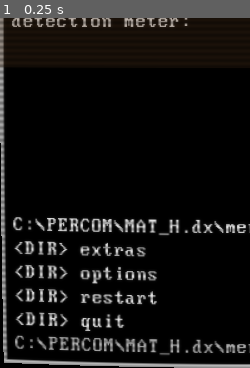
Above: before the commit, frame 1.
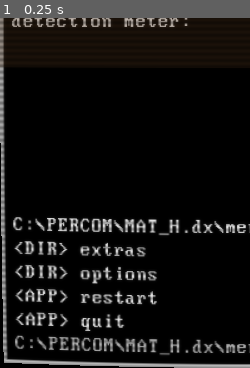
Above: after the commit, the same moment.

Repository: RusanJoshi/MAT_H.dx
Game: Godot game, scene res://main scenes/main.tscn
The game is run twice, just before and just after one commit, with the same random seed, the same clock (stepped at 60 frames per second) and the same inputs.
Inputs:
- Up to frame 1 (0.25 s): no input
The pictures show only the part of the screen within x 0-50%, y 50-100%; the shares and areas given below are measured in that part.

The runs differ from the first frame. In frame 1, 0.5% of the frame differs, in the area x 10-24%, y 77-88%.

Commit message:
hemlock port commit 04/19

Diff:
--- a/project.godot
+++ b/project.godot
@@ -13,7 +13,7 @@
 config/name="MAT_H.dx"
 run/main_scene="res://main scenes/main.tscn"
 config/features=PackedStringArray("4.3", "GL Compatibility")
-config/icon="res://assets/textures/mat_icon.png"
+config/icon="res://assets/textures/mat.png"
 
 [autoload]
 
--- a/scripts/mini_menu.gd
+++ b/scripts/mini_menu.gd
@@ -31,11 +31,14 @@
 var directory_extras: Array[String] = ["[DELETED]", "customize", "unlocks", "secret"] #extras
 var directory_options: Array[String] = ["volume", "difficulty", "detection meter", "crt effect"] #options
 var directory_array: Array[Array] = [directory_menu, directory_extras, directory_options]
-var dir_path_const: String = "C:\\PERCOM\\MAT_H.dx\\menu"
+var directory_path_array: Array[String]
+var DIR_PATH_CONST: String = "C:\\PERCOM\\MAT_H.dx\\menu"
 var dir_path_end: String = "> "
 var dir_path_link: String = "\\"
+var entered_dir: String = ""
 var moption_dir: String = "<DIR> "
-var moption_con: String = "<CON>"
+var moption_app: String = "<APP> "
+var moption_action: String = ""
 var current_dir_path: String = ""
 var current_dir_x_min: int = 0
 var current_dir_x_max: int = 0
@@ -72,14 +75,15 @@
 	print("min_menu.gd... loaded")
 	blinking_cursor_timer.wait_time = default_visible_wait_time
 	menu_highlights_array = [mo_1_highlight, mo_2_highlight, mo_3_highlight, mo_4_highlight]
-
-	current_dir_path = dir_path_const
+	directory_path_array.append(DIR_PATH_CONST)
+	current_dir_path = directory_path_array[0]
 	header_label.text = current_dir_path + dir_path_end + "dir"
-	current_dir_x_max = directory_array.size()-1
+	current_dir_x_max = directory_array.size()
 	current_dir_y_max = directory_array[directory_int_x].size()-1
 	enter_dir()
 
 func _process(delta):
+	#debug_label.text = str(directory_int_x) + ", " + str(directory_int_y)
 	if(has_focus):
 		if(Input.is_action_just_pressed("up_key")):
 			if(directory_int_y-1 >= current_dir_y_min):
@@ -93,8 +97,9 @@
 		if(Input.is_action_just_pressed("right_key")):
 			if(directory_int_x+1 <= current_dir_x_max):
 				menu_traversal(3)
+			else: print(str(directory_int_x+1) + " : " + str(current_dir_x_max))
 	if(Input.is_action_just_pressed("r_key")): #DEBUG
-		volume_moption_target()
+		pass
 
 func on_first_focus():
 	menu_highlights_array[directory_int_y].visible = true
@@ -124,17 +129,14 @@
 		menu_highlights_array[directory_int_y].visible = true
 	elif(pDirection == 2): #LEFT
 		horizontal_movement = true
+		update_current_dir_path(false)
 	elif(pDirection == 3): #RIGHT
 		horizontal_movement = true
 		forward = true
 
-	footer_label.text = cd_into_dir_visual_text(directory_array[directory_int_x][directory_int_y])
-	debug_label.text = str(directory_int_x) + ", " + str(directory_int_y)
-
 	if(horizontal_movement):
 		play_confirmation_key_sound()
 		if(forward):
-			print(str(directory_int_x) + ", " + str(directory_int_y))
 			moption_functions_array[directory_int_x][directory_int_y].call()
 		else:
 			if(directory_int_x-1 < 0):
@@ -144,39 +146,56 @@
 				print("<<Going back<<")
 
 	footer_label.text = cd_into_dir_visual_text(directory_array[directory_int_x][directory_int_y])
-	debug_label.text = str(directory_int_x) + ", " + str(directory_int_y)
-	#current_dir_path =
-	#header_label.text =
 
 func cd_into_dir_visual_text(pMenuOption:String):
 	var cd_dir_vis: String
 
-	cd_dir_vis = dir_path_const + dir_path_end + "cd " + directory_array[directory_int_x][directory_int_y] + " -dir"
+	cd_dir_vis = DIR_PATH_CONST + dir_path_end + "cd " + directory_array[directory_int_x][directory_int_y] + " -dir"
 
 	return cd_dir_vis
 
-func enter_dir(pDirX: int = 0): #Changes the menu options, the parameter sounds like a condoooom
+func enter_dir(pDirX: int = 0, pTag: bool = false): #Changes the menu options, the parameter sounds like a condoooom
+	var moption_tag_arrangement_one: Array[String] = [moption_dir, moption_dir, moption_app, moption_app]
+	var moption_tag_arrangement_two: Array[String] = [moption_app, moption_app,moption_app, moption_app]
+	var moption_tag_array_cartridge: Array[String]
 	previous_int_x = directory_int_x
 	directory_int_x = pDirX
 
-	menu_option_one_label.text = moption_dir + directory_array[directory_int_x][0]
-	menu_option_two_label.text = moption_dir + directory_array[directory_int_x][1]
-	menu_option_three_label.text = moption_dir + directory_array[directory_int_x][2]
-	menu_option_four_label.text = moption_dir + directory_array[directory_int_x][3]
+	if(pTag):
+		moption_tag_array_cartridge = moption_tag_arrangement_two
+	else: moption_tag_array_cartridge = moption_tag_arrangement_one
+
+	menu_option_one_label.text = moption_tag_array_cartridge[0] + directory_array[directory_int_x][0]
+	menu_option_two_label.text = moption_tag_array_cartridge[1] + directory_array[directory_int_x][1]
+	menu_option_three_label.text = moption_tag_array_cartridge[2] + directory_array[directory_int_x][2]
+	menu_option_four_label.text = moption_tag_array_cartridge[3] + directory_array[directory_int_x][3]
 
 	footer_label.text = cd_into_dir_visual_text(directory_array[directory_int_x][0])
 
-func update_current_dir_path():
-	#TODO WIP
-	#current_dir_path += dir_path_link + directory_array[directory_int_x][directory_int_y] +
-	pass
+func update_current_dir_path(pForward: bool = false):
+	var new_path: String
+	var current_last_index: int = directory_path_array.size()-1
+
+	if(pForward):
+		if(entered_dir != directory_array[0][directory_int_y]):
+			entered_dir = directory_array[0][directory_int_y]
+			new_path = directory_path_array[current_last_index] + dir_path_link + entered_dir
+			directory_path_array.append(new_path)
+			header_label.text = new_path + dir_path_end + "dir"
+	else:
+		entered_dir = ""
+		directory_path_array.remove_at(current_last_index)
+		current_last_index = directory_path_array.size()-1
+		header_label.text = directory_path_array[current_last_index] + dir_path_end + "dir"
 
 func extras_moption_target():
 	print("\nExtras...")
-	enter_dir(1)
+	enter_dir(1,1)
+	update_current_dir_path(true)
 func options_moption_target():
 	print("\nOptions...")
-	enter_dir(2)
+	enter_dir(2,1)
+	update_current_dir_path(true)
 func restart_moption_target():
 	print("\nRestarting...")
 	Events.restart_game.emit()
Binary file added: assets/textures/mat_icon_3.png
Not shown, added: assets/textures/mat_icon_3.png.import
